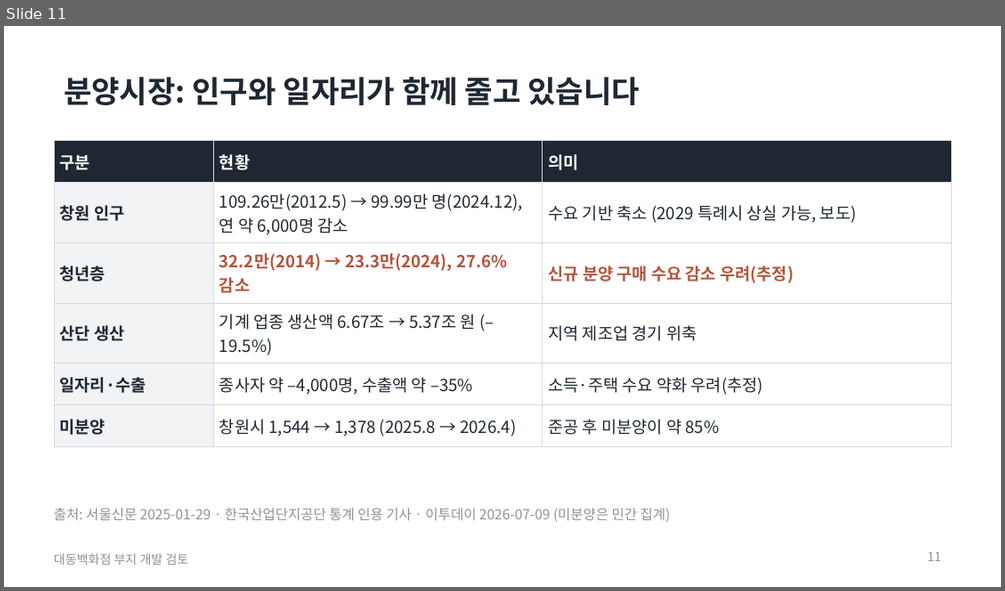
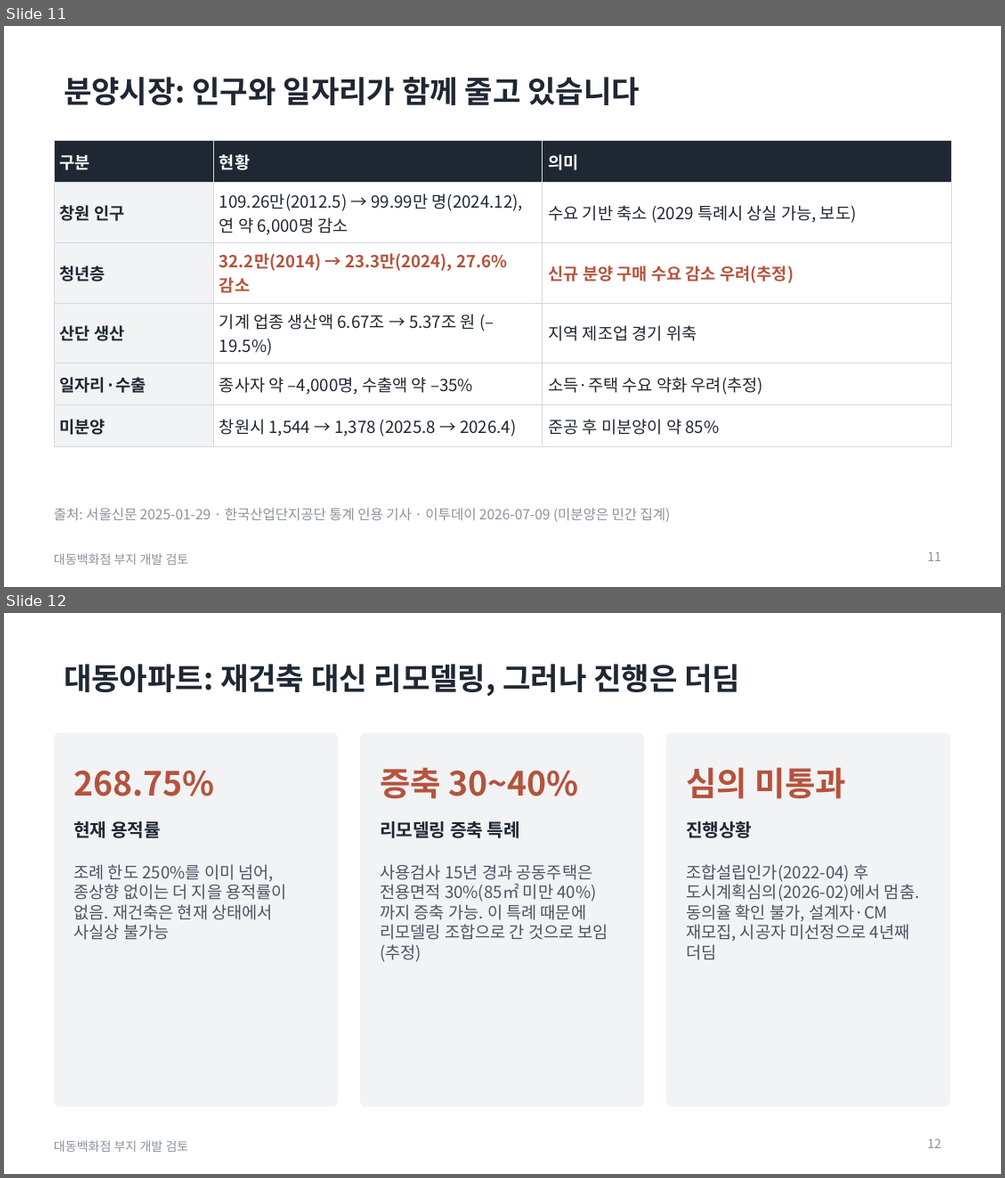
Before and after one commit to nadriboy2-design/dorim-redev-system, a slide deck: analysis/daedong/보고서/대동백화점_현장방문보고_제안검토요약2장추가_2026-11-13.pptx. Shown one above the other, each under a label of ours: slide 11 before the commit, slides 11 and 12 after it. The pictures are 1005x591 and 1005x1178 pixels, drawn with LibreOffice and Linux fonts; fonts in the diff are those of the drawing. Boxes give left, top, right and bottom in pixels: in the first picture for what was removed or moved away, otherwise in the second. Text is boxed around its words. In the diff, an @@ line names an element or a change of style, - is before the commit and + after.

```diff
--- a/analysis/daedong/보고서/대동백화점_현장방문보고_제안검토요약2장추가_2026-11-13.pptx
+++ b/analysis/daedong/보고서/대동백화점_현장방문보고_제안검토요약2장추가_2026-11-13.pptx
@@ slide 12 added at bbox=[4, 613, 1001, 1174], background #FFFFFF; not listed: 1 template element that a slide beside it also shows @@
@@ title added at bbox=[64, 664, 740, 696], 22 pt, text #1E2732, bold @@
+대동아파트: 재건축 대신 리모델링, 그러나 진행은 더딤
@@ rounded rectangle added at bbox=[54, 732, 338, 1106], fill #F2F3F5 @@
@@ rounded rectangle added at bbox=[360, 732, 644, 1106], fill #F2F3F5 @@
@@ rounded rectangle added at bbox=[666, 732, 950, 1106], fill #F2F3F5 @@
@@ text added at bbox=[73, 771, 214, 796], 24 pt, text #B5533C, bold @@
+268.75%
@@ text added at bbox=[380, 767, 578, 799], 24 pt, text #B5533C, bold @@
+증축 30~40%
@@ text added at bbox=[686, 767, 846, 799], 24 pt, text #B5533C, bold @@
+심의 미통과
@@ text added at bbox=[73, 821, 161, 838], 13 pt, text #1E2732, bold @@
+현재 용적률
@@ text added at bbox=[380, 821, 520, 838], 13 pt, text #1E2732, bold @@
+리모델링 증축 특례
@@ text added at bbox=[686, 821, 752, 838], 13 pt, text #1E2732, bold @@
+진행상황
@@ text added at bbox=[73, 864, 287, 940], 12 pt, text #4A5563 @@
+조례 한도 250%를 이미 넘어, 종상향 없이는 더 지을 용적률이 없음. 재건축은 현재 상태에서 사실상 불가능
@@ text added at bbox=[380, 864, 608, 962], 12 pt, text #4A5563 @@
+사용검사 15년 경과 공동주택은 전용면적 30%(85㎡ 미만 40%)까지 증축 가능. 이 특례 때문에 리모델링 조합으로 간 것으로 보임(추정)
@@ text added at bbox=[686, 864, 920, 960], 12 pt, text #4A5563 @@
+조합설립인가(2022-04) 후 도시계획심의(2026-02)에서 멈춤. 동의율 확인 불가, 설계자·CM 재모집, 시공자 미선정으로 4년째 더딤
@@ page number added at bbox=[927, 1138, 941, 1148], 9 pt, text #8A939E @@
+12
```
Also in this commit, not shown: 1 other slide added.
